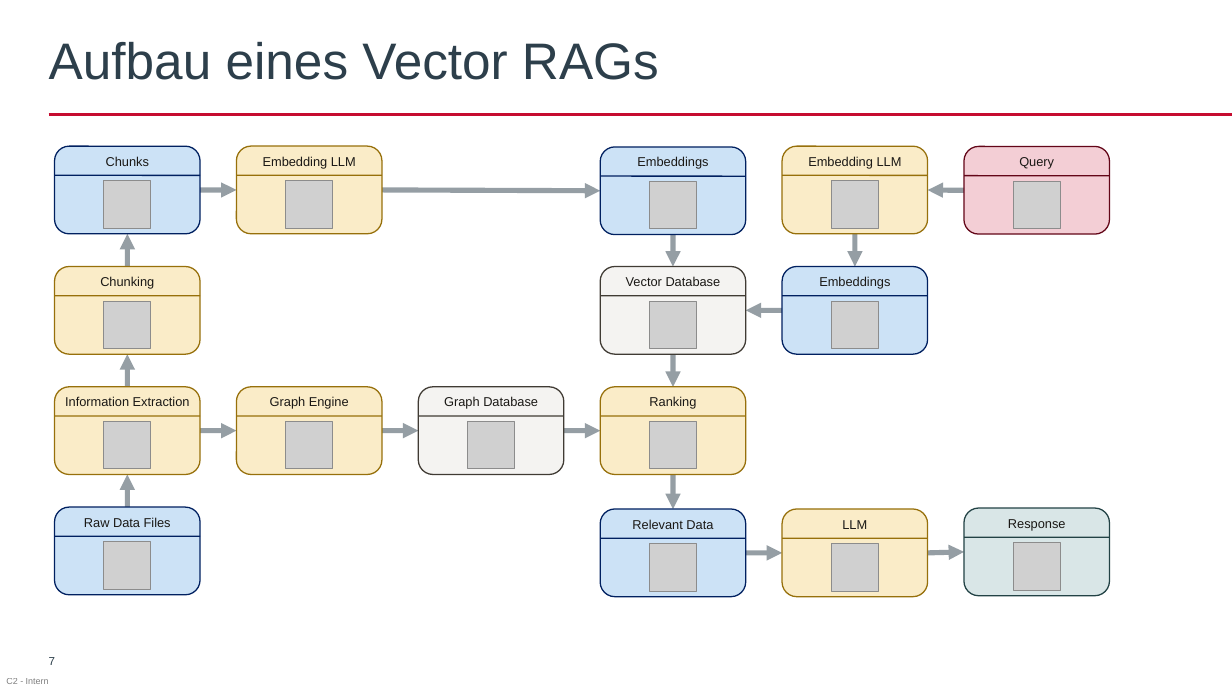
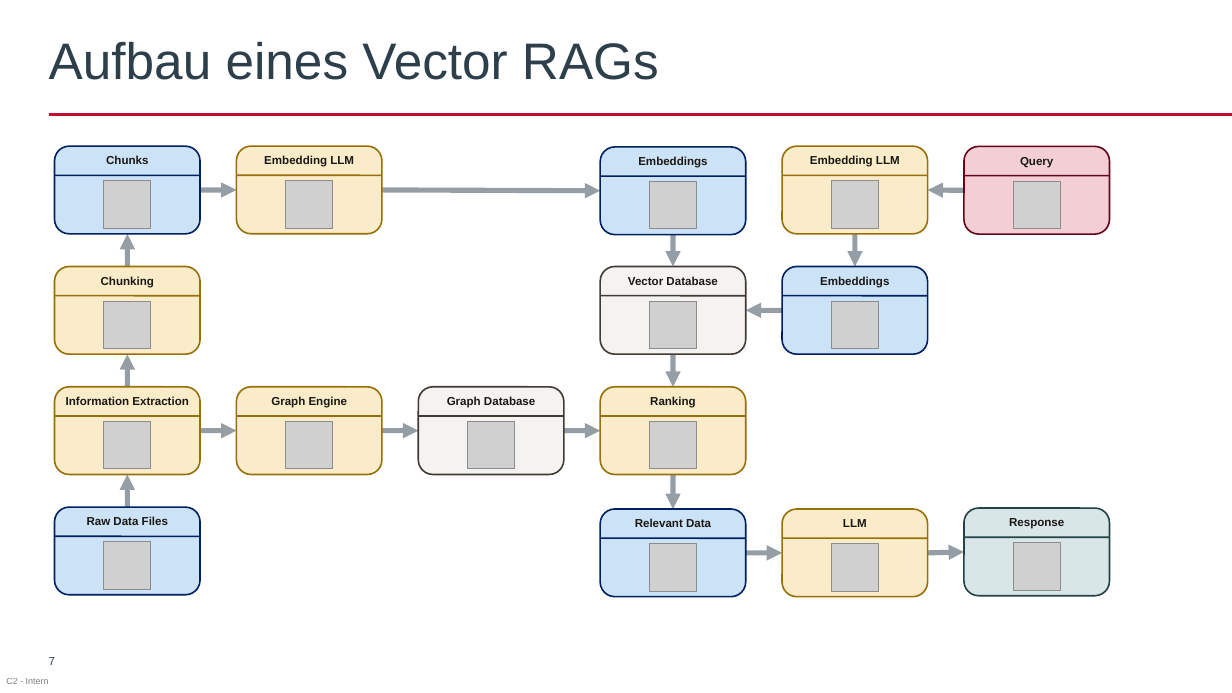
Before and after one commit to AkrosAG/RAG-Workshop, a slide deck: slide 7 of RAG_Workshop.pptx. Drawn at 1232x693 pixels with LibreOffice and Linux fonts; fonts in the diff are those of the drawing; grey boxes stand for pictures; background and template pictures are left out. Boxes give left, top, right and bottom in pixels: in the first picture for what was removed or moved away, otherwise in the second. Text is boxed around its words. In the diff, an @@ line names an element or a change of style, - is before the commit and + after.

```diff
--- a/RAG_Workshop.pptx
+++ b/RAG_Workshop.pptx
@@ rounded rectangle "Query" at bbox=[964, 147, 1109, 235]: size 10 to 9 pt, bold on; outline #630618 1 pt to #630618 1.25 pt @@
@@ line (55, 176) - (201, 176): stroke #002060 1 pt to #002060 1.25 pt @@
@@ line (601, 177) - (746, 177): stroke #002060 1 pt to #002060 1.25 pt @@
@@ line (964, 176) - (1110, 176): stroke #630618 1 pt to #630618 1.25 pt @@
@@ rounded rectangle "Vector Database" at bbox=[601, 266, 746, 354]: size 10 to 9 pt, bold on; outline #403B34 1 pt to #403B34 1.25 pt @@
@@ size 10 to 9 pt, bold on; outline #002060 1 pt to #002060 1.25 pt in 5 elements at bbox=[55, 507, 200, 595], bbox=[601, 147, 746, 235], bbox=[601, 509, 746, 597], bbox=[55, 146, 200, 234], bbox=[782, 266, 927, 354] @@
@@ line (55, 296) - (201, 296): stroke #97710B 1 pt to #97710B 1.25 pt @@
@@ rounded rectangle "Graph Database" at bbox=[419, 387, 564, 475]: size 10 to 9 pt, bold on; outline #403B34 1 pt to #403B34 1.25 pt @@
@@ size 10 to 9 pt, bold on; outline #97710B 1 pt to #97710B 1.25 pt in 7 elements at bbox=[55, 387, 200, 475], bbox=[55, 266, 200, 354], bbox=[782, 146, 927, 234], bbox=[782, 509, 927, 597], bbox=[237, 146, 382, 234], bbox=[237, 387, 382, 475], bbox=[601, 387, 746, 475] @@
@@ line (55, 416) - (201, 416): stroke #97710B 1 pt to #97710B 1.25 pt @@
@@ line (237, 416) - (382, 416): stroke #97710B 1 pt to #97710B 1.25 pt @@
@@ line (419, 416) - (564, 416): stroke #403B34 1 pt to #403B34 1.25 pt @@
@@ line (601, 416) - (746, 416): stroke #97710B 1 pt to #97710B 1.25 pt @@
@@ rounded rectangle "Response" at bbox=[964, 508, 1109, 596]: size 10 to 9 pt, bold on; outline #224245 1 pt to #224245 1.25 pt @@
@@ line (55, 536) - (201, 536): stroke #002060 1 pt to #002060 1.25 pt @@
@@ line (964, 537) - (1110, 537): stroke #224245 1 pt to #224245 1.25 pt @@
```
Also in this commit, not shown: 1 other slide changed.
